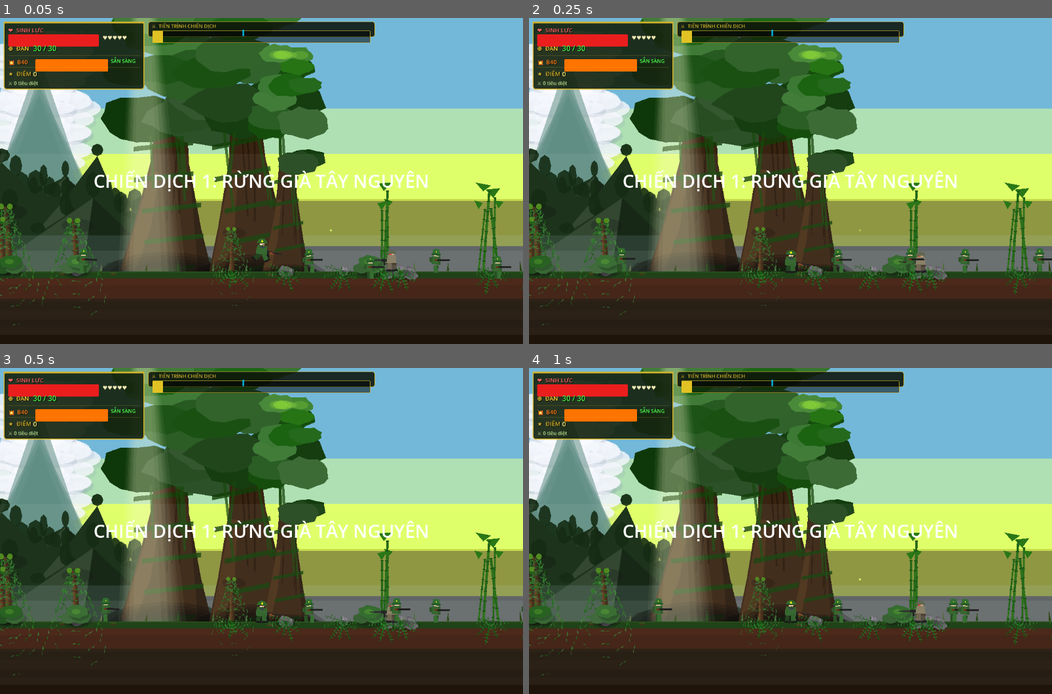
Above: before the commit, frames 1-4 (two rows, left to right).
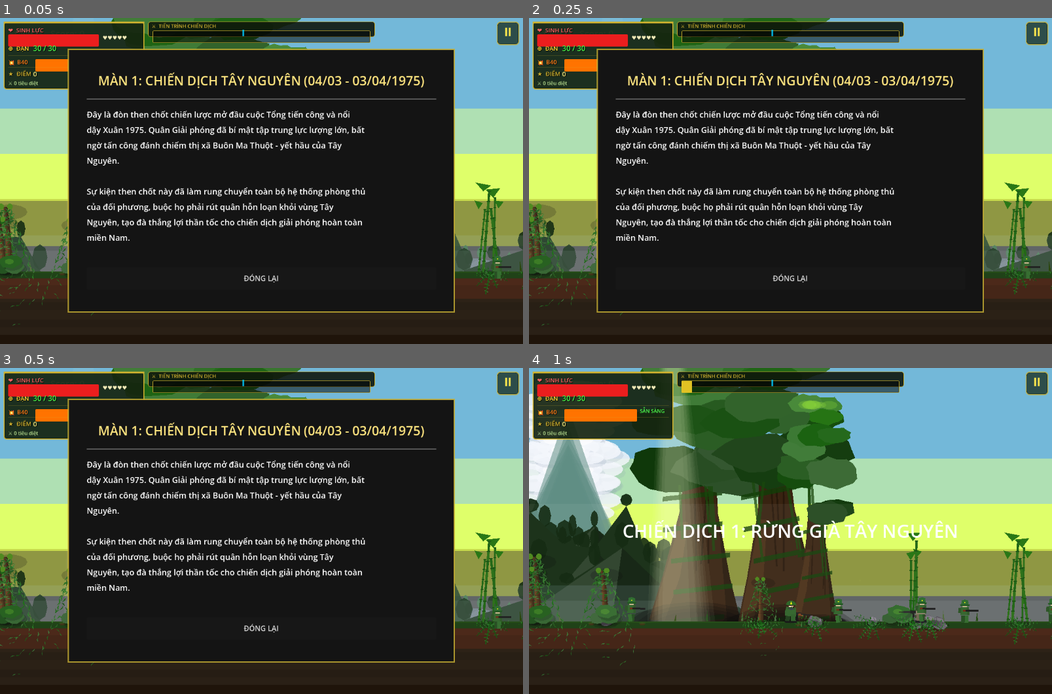
Above: after the commit, the same moments.

Repository: dangkhoa31204/alien-shooter
Game: Godot game, scene res://scenes/contra_main.tscn
The game is run twice, just before and just after one commit, with the same random seed, the same clock (stepped at 60 frames per second) and the same inputs. This scene is started directly instead of the project's main scene.
Inputs (mouse positions are in pixels of both pictures, inside the frame that each line leads up to):
- Up to frame 1 (0.05 s): no input
- Up to frame 2 (0.25 s): no input
- Up to frame 3 (0.5 s): no input
- Up to frame 4 (1 s): click (790, 628) at 0.5 s, where only the run after the commit has a clickable "ĐÓNG LẠI"

The runs differ from the first frame. In frame 1, 63% of the frame differs, in the area x 0-100%, y 0-91%; in frame 2, 64%; in frame 3, 64%; in frame 4, 0.9%.

Commit message:
sửa âm thanh, thêm lịch sử khi bắt đầu màn

Diff:
--- a/scripts/audio_manager.gd
+++ b/scripts/audio_manager.gd
@@ -52,6 +52,8 @@
 # ────────────────────────────────────────────────────────────────────────────
 func _ready() -> void:
 	process_mode = Node.PROCESS_MODE_ALWAYS
+	# Load saved settings early so music_enabled/sfx_enabled are correct
+	PlayerData.load_data()
 	_build_sfx_library()
 	_setup_music()
 	_setup_menu_music()
@@ -168,14 +170,22 @@
 func refresh_menu_music() -> void:
 	if _menu_music_player == null: return
 	if PlayerData.music_enabled:
-		if not _menu_music_player.playing and _menu_music_player.stream != null:
-			# Ensure procedural in-game music is stopped before playing menu MP3
-			if _music_player != null and _music_player.playing:
-				_music_player.stop()
-				_music_pb = null
-			_menu_music_player.play()
-	else:
-			_menu_music_player.stop()
+		if not _menu_music_player.playing:
+			# Load stream if not yet loaded
+			if _menu_music_player.stream == null:
+				if ResourceLoader.exists(MENU_MUSIC_PATH):
+					var stream = load(MENU_MUSIC_PATH) as AudioStreamMP3
+					if stream != null:
+						stream.loop = true
+						_menu_music_player.stream = stream
+			if _menu_music_player.stream != null:
+				# Ensure in-game music is stopped before playing menu MP3
+				if _music_player != null and _music_player.playing:
+					_music_player.stop()
+					_music_pb = null
+				_menu_music_player.play()
+	else:
+		_menu_music_player.stop()
 
 # ── MUSIC PROCESS ─────────────────────────────────────────────────────────────
 func _process(_delta: float) -> void:
--- a/scripts/contra_main.gd
+++ b/scripts/contra_main.gd
@@ -55,6 +55,7 @@
 var _flash_rect: ColorRect = null # Persistent flash for explosions
 var _level_node: Node2D = null # Container for all stage-specific objects (for fast cleanup)
 var _history_panel: Control = null # Historical info panel
+var _showing_stage_history: bool = false # True when history popup shown at stage start
 var _damage_vignette: ColorRect = null # Red flash on damage
 var _alert_panel: Panel = null          # Animated alert panel
 
@@ -156,13 +157,15 @@
 
 	_setup_cheat_menu()
 	_setup_pause_menu()
+	_setup_pause_button()
 	_start_stage(PlayerData.current_selected_stage)
 
 	# Đảm bảo các đối tượng con của root (world, objects) sẽ pause khi tree paused
+	# Self must be ALWAYS so _input() receives ESC/F1 while paused
+	process_mode = Node.PROCESS_MODE_ALWAYS
 	_world.process_mode = Node.PROCESS_MODE_PAUSABLE
 	if camera: camera.process_mode = Node.PROCESS_MODE_PAUSABLE
 	if bullet_container: bullet_container.process_mode = Node.PROCESS_MODE_PAUSABLE
-	$UI.process_mode = Node.PROCESS_MODE_PAUSABLE
 
 	_level_node = Node2D.new(); _level_node.name = "LevelNode"; _world.add_child(_level_node)
 
@@ -1018,6 +1021,7 @@
 		_add_individual_background_soldier(sx_army, _get_ground_y(sx_army))
 
 	_show_stage_intro(current_stage)
+	_show_stage_history_on_start()
 
 func _spawn_player() -> void:
 	if is_instance_valid(player): player.queue_free()
@@ -1041,6 +1045,12 @@
 		var tw = create_tween()
 		tw.tween_interval(3.0)
 		tw.tween_property(stage_label, "modulate:a", 0.0, 1.0)
+
+func _show_stage_history_on_start() -> void:
+	if _history_panel == null: return
+	_showing_stage_history = true
+	_show_history_info()
+	get_tree().paused = true
 
 func _cleanup_level() -> void:
 	# Aggressively clear EVERYTHING in world and parallax to prevent leaks between stages
@@ -3202,6 +3212,36 @@
 	_cheat_menu.process_mode = Node.PROCESS_MODE_ALWAYS
 	process_mode = Node.PROCESS_MODE_ALWAYS
 
+func _setup_pause_button() -> void:
+	var btn := Button.new()
+	btn.name = "PauseBtn"
+	btn.text = "⏸"
+	btn.position = Vector2(1094, 8)
+	btn.size = Vector2(50, 50)
+	btn.z_index = 100
+	btn.process_mode = PROCESS_MODE_ALWAYS
+	btn.add_theme_font_size_override("font_size", 28)
+	btn.add_theme_color_override("font_color", Color(0.95, 0.88, 0.30))
+	btn.add_theme_color_override("font_hover_color", Color(1.0, 1.0, 0.4))
+	btn.add_theme_color_override("font_pressed_color", Color(1.0, 1.0, 1.0))
+	var sn := StyleBoxFlat.new()
+	sn.bg_color = Color(0.06, 0.12, 0.05, 0.7)
+	sn.border_color = Color(0.82, 0.70, 0.18, 0.8)
+	sn.border_width_left = 2; sn.border_width_right = 2
+	sn.border_width_top = 2; sn.border_width_bottom = 2
+	sn.set_corner_radius_all(8)
+	var sh := sn.duplicate() as StyleBoxFlat
+	sh.bg_color = Color(0.12, 0.22, 0.08, 0.9)
+	sh.border_color = Color(1.0, 0.9, 0.3)
+	btn.add_theme_stylebox_override("normal", sn)
+	btn.add_theme_stylebox_override("hover", sh)
+	btn.add_theme_stylebox_override("pressed", sn)
+	btn.pressed.connect(func():
+		if not _is_cheat_visible:
+			_toggle_pause_menu()
+	)
+	$UI.add_child(btn)
+
 func _setup_pause_menu() -> void:
 	_pause_menu = Control.new()
 	_pause_menu.name = "PauseMenu"
@@ -3428,6 +3468,8 @@
 	var popup = Control.new()
 	popup.name = "SettingsPopup"
 	popup.visible = true
+	# Ensure popup receives input while the game is paused
+	popup.process_mode = PROCESS_MODE_ALWAYS
 	popup.size = Vector2(1152, 720)
 	ui.add_child(popup)
 	ui.move_child(popup, -1)
@@ -3505,7 +3547,6 @@
 		PlayerData.save_data()
 		vol_val_btn.text = ("🔊" if PlayerData.music_enabled else "🔇")
 		Audio.refresh_music()
-		Audio.refresh_menu_music()
 	)
 	vol_slider.value_changed.connect(func(val: float):
 		PlayerData.volume = val / 100.0
@@ -3532,7 +3573,6 @@
 		PlayerData.music_enabled = false
 		PlayerData.save_data()
 		Audio.refresh_music()
-		Audio.refresh_menu_music()
 		vol_slider.value = 100.0
 	)
 
@@ -3542,8 +3582,13 @@
 
 func _close_history() -> void:
 	_history_panel.visible = false
+	# Always restore MainPanel visibility
 	var p_main = _pause_menu.get_node_or_null("MainPanel")
 	if p_main: p_main.visible = true
+	# If this was the stage-start history, unpause the game
+	if _showing_stage_history:
+		_showing_stage_history = false
+		get_tree().paused = false
 
 func _close_settings_popup() -> void:
 	Audio.play("button_click")
--- a/scripts/menu.gd
+++ b/scripts/menu.gd
@@ -9,9 +9,6 @@
 func _ready() -> void:
 	process_mode = Node.PROCESS_MODE_ALWAYS
 	PlayerData.load_data()
-	var bus := AudioServer.get_bus_index("Master")
-	if bus >= 0:
-		AudioServer.set_bus_mute(bus, not PlayerData.music_enabled)
 
 	var play_btn:     Node = get_node_or_null("UI/PlayBtn")
 	var shop_btn:     Node = get_node_or_null("UI/ShopBtn")
@@ -409,8 +406,6 @@
 		# Stop music via Audio manager instead of muting Master bus
 		Audio.refresh_music()
 		Audio.refresh_menu_music()
-		Audio.refresh_music()
-		Audio.refresh_menu_music()
 		vol_slider.value = 100.0
 		_refresh_coins()
 		var title_prev = title.text
@@ -443,8 +438,6 @@
 		# Control music via Audio manager to avoid muting Master (which would affect SFX)
 		Audio.refresh_music()
 		Audio.refresh_menu_music()
-		Audio.refresh_music()
-		Audio.refresh_menu_music()
 	)
 
 	vol_slider.value_changed.connect(func(val: float):
